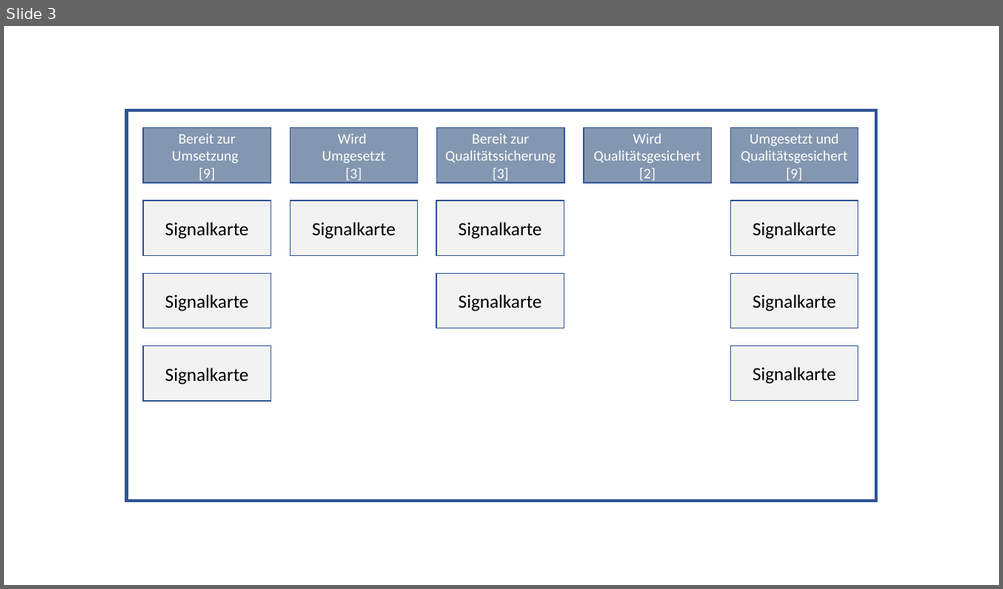
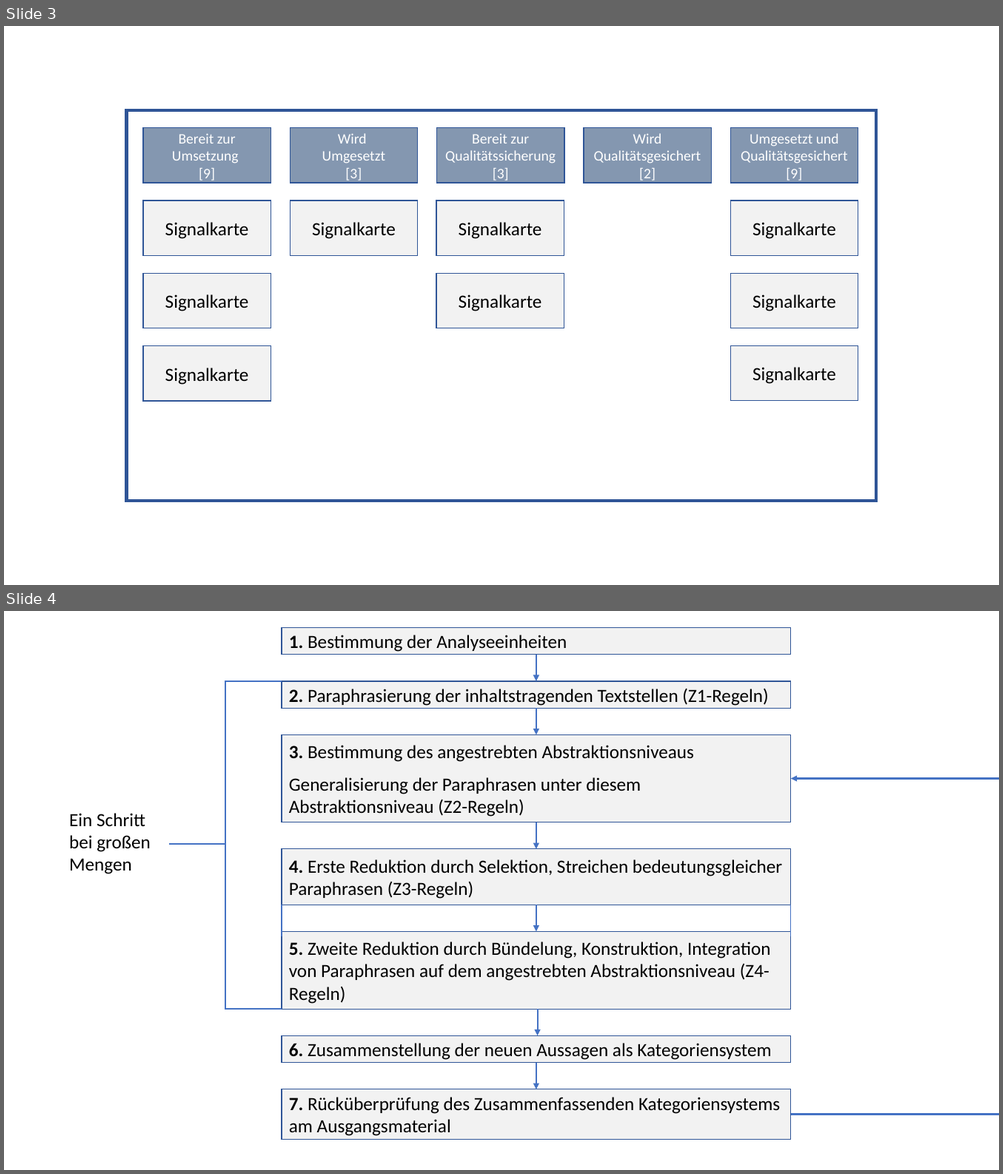
Before and after one commit to schmitzdominic/Masterarbeit, a slide deck: 02_Dokumente/Abbildungen.pptx. Shown one above the other, each under a label of ours: slide 3 before the commit, slides 3 and 4 after it. The pictures are 1003x589 and 1003x1174 pixels, drawn with LibreOffice and Linux fonts; fonts in the diff are those of the drawing. Boxes give left, top, right and bottom in pixels: in the first picture for what was removed or moved away, otherwise in the second. Text is boxed around its words. In the diff, an @@ line names an element or a change of style, - is before the commit and + after.

Commit message:
Analyse angefangen

```diff
--- a/02_Dokumente/Abbildungen.pptx
+++ b/02_Dokumente/Abbildungen.pptx
@@ slide 4 added at [4,611,999,1170], background #FFFFFF @@
@@ group added at [69,627,809,1140]: 7 rectangles, 6 arrows, 2 lines, 1 left brace, 1 text, 1 elbow arrow @@
+1. Bestimmung der Analyseeinheiten
+2. Paraphrasierung der inhaltstragenden Textstellen (Z1-Regeln)
+3. Bestimmung des angestrebten Abstraktionsniveaus
+Generalisierung der Paraphrasen unter diesem Abstraktionsniveau (Z2-Regeln)
+4. Erste Reduktion durch Selektion, Streichen bedeutungsgleicher Paraphrasen (Z3-Regeln)
+5. Zweite Reduktion durch Bündelung, Konstruktion, Integration von Paraphrasen auf dem angestrebten Abstraktionsniveau (Z4-Regeln)
+6. Zusammenstellung der neuen Aussagen als Kategoriensystem
+7. Rücküberprüfung des Zusammenfassenden Kategoriensystems am Ausgangsmaterial
+Ein Schritt
+bei großen
+Mengen
```
Also in this commit, not shown: 6 other files.
